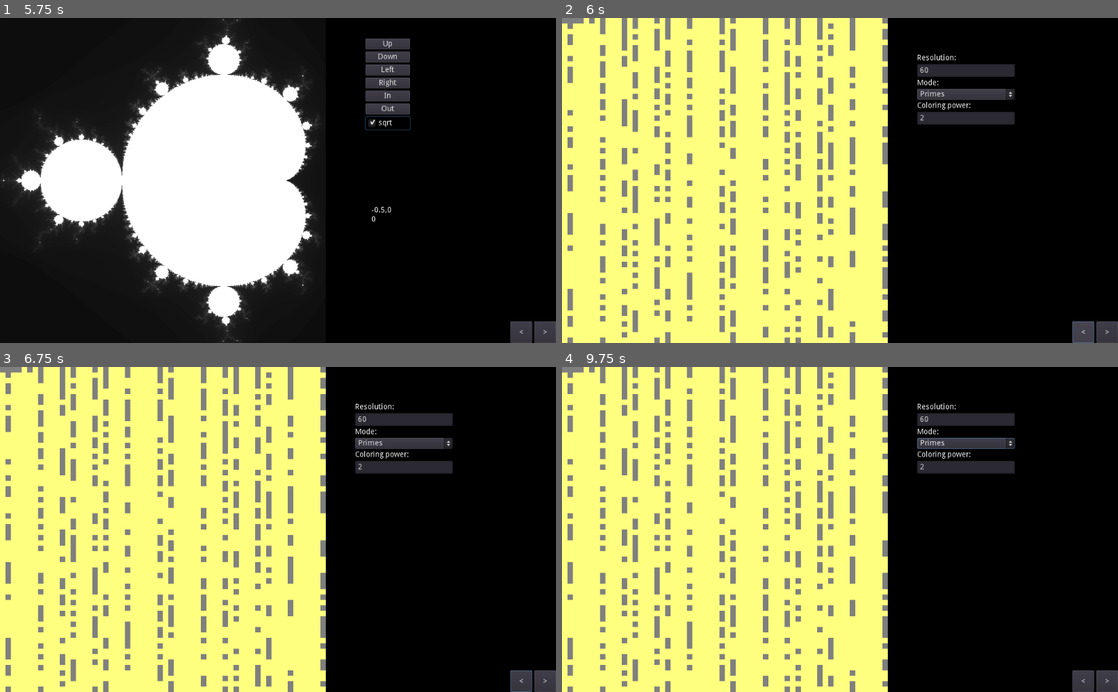
Above: before the commit, frames 1-4 (two rows, left to right).
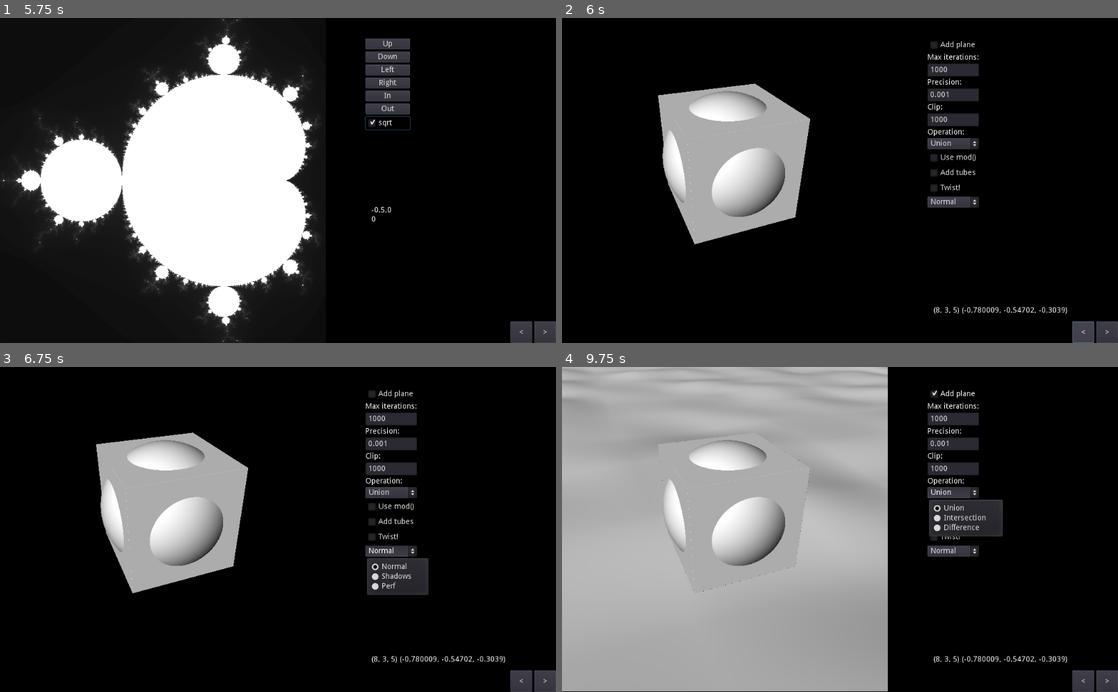
Above: after the commit, the same moments.

Repository: Castux/code-club
Game: Godot game, scene res://Root.tscn
The game is run twice, just before and just after one commit, with the same random seed, the same clock (stepped at 60 frames per second) and the same inputs.
Inputs (mouse positions are in pixels of both pictures, inside the frame that each line leads up to):
- Up to frame 1 (5.75 s): click "Up" at 0.5 s; click "Down" at 1.25 s; click "Left" at 2 s; click "Right" at 2.75 s; click "In" at 3.5 s; click "Out" at 4.25 s; click "sqrt" at 5 s
- Up to frame 2 (6 s): click "<" at 5.75 s
- Up to frame 3 (6.75 s): click (389, 552) at 6.5 s, where only the run after the commit has a clickable "Normal"
- Up to frame 4 (9.75 s): click (951, 552) at 7.25 s, where only the run after the commit has a clickable "Normal"; click (967, 441) at 8 s, where only the run before the commit has a clickable "Primes"; click (951, 393) at 8.75 s, where only the run after the commit has a clickable "Add plane"; click (951, 493) at 9.5 s, where only the run after the commit has a clickable "Union"

Frame 1 is identical in both runs. In frame 2, 61% of the frame differs, in the area x 0-91%, y 0-100%; in frame 3, 63%, in the area x 0-96%, y 0-100%; in frame 4, 63%.

Commit message:
More reasonable twist

Diff:
--- a/shadertoys/Raymarching/Raymarching.gd
+++ b/shadertoys/Raymarching/Raymarching.gd
@@ -2,7 +2,7 @@
 
 var position = Vector3(8,3,5)
 var direction = Vector3(-0.77,-0.54,-0.30).normalized();
-var speed = 4
+var speed = 8
 var rotSpeed = 2 * PI * 0.25
 
 var lightPos = Vector3(10,20,30);
@@ -71,7 +71,7 @@
 	var twistAmount = 0
 	if(twistStart > 0):
 		twistAmount = OS.get_ticks_msec() - twistStart
-		twistAmount = sin(twistAmount / (8 * 1000.0) * 2 * PI) * (2 * PI / 6)
+		twistAmount = sin(twistAmount / (8 * 1000.0) * 2 * PI)
 
 	$Canvas.material.set_shader_param("twist", twistAmount)
 
--- a/shadertoys/Raymarching/Raymarching.shader
+++ b/shadertoys/Raymarching/Raymarching.shader
@@ -113,7 +113,9 @@
 	float twoPi = 6.28318530718;
 
 	// twist!
-	pos = rotationMatrix(vec3(0,0,1), pos.z / 200.0 * twoPi * twist) * pos;
+	float sx = sin(pos.x * twoPi / 50.0);
+	float sz = sin(pos.z * twoPi / 50.0);
+	pos += (sx * sz) * vec3(0.0,2.0,0.0) * twist;
 
 	vec3 mainObjPos = pos;
 	if(useMod)
--- a/shadertoys/Raymarching/Raymarching.tscn
+++ b/shadertoys/Raymarching/Raymarching.tscn
@@ -133,7 +133,6 @@
 margin_top = 292.0
 margin_right = 95.0
 margin_bottom = 312.0
-
 [connection signal="mouse_entered" from="Background" to="." method="unfocus"]
 [connection signal="mouse_entered" from="Canvas" to="." method="unfocus"]
 [connection signal="toggled" from="Buttons/Twist" to="." method="_on_Twist_toggled"]
--- a/shadertoys/Root.tscn
+++ b/shadertoys/Root.tscn
@@ -1,14 +1,15 @@
-[gd_scene load_steps=4 format=2]
+[gd_scene load_steps=5 format=2]
 
 [ext_resource path="res://Root.gd" type="Script" id=1]
 [ext_resource path="res://Mandelbrot/Mandelbrot.tscn" type="PackedScene" id=2]
 [ext_resource path="res://Primes/Primes.tscn" type="PackedScene" id=3]
+[ext_resource path="res://Raymarching/Raymarching.tscn" type="PackedScene" id=4]
 
 [node name="Root" type="Control"]
 anchor_right = 1.0
 anchor_bottom = 1.0
 script = ExtResource( 1 )
-scenes = [ ExtResource( 2 ), ExtResource( 3 ) ]
+scenes = [ ExtResource( 2 ), ExtResource( 3 ), ExtResource( 4 ) ]
 
 [node name="DummyScene" type="Node" parent="."]
 
@@ -34,6 +35,5 @@
 margin_bottom = 40.0
 rect_min_size = Vector2( 40, 0 )
 text = ">"
-
 [connection signal="pressed" from="HBoxContainer/Prev" to="." method="_on_Prev_pressed"]
 [connection signal="pressed" from="HBoxContainer/Next" to="." method="_on_Next_pressed"]
